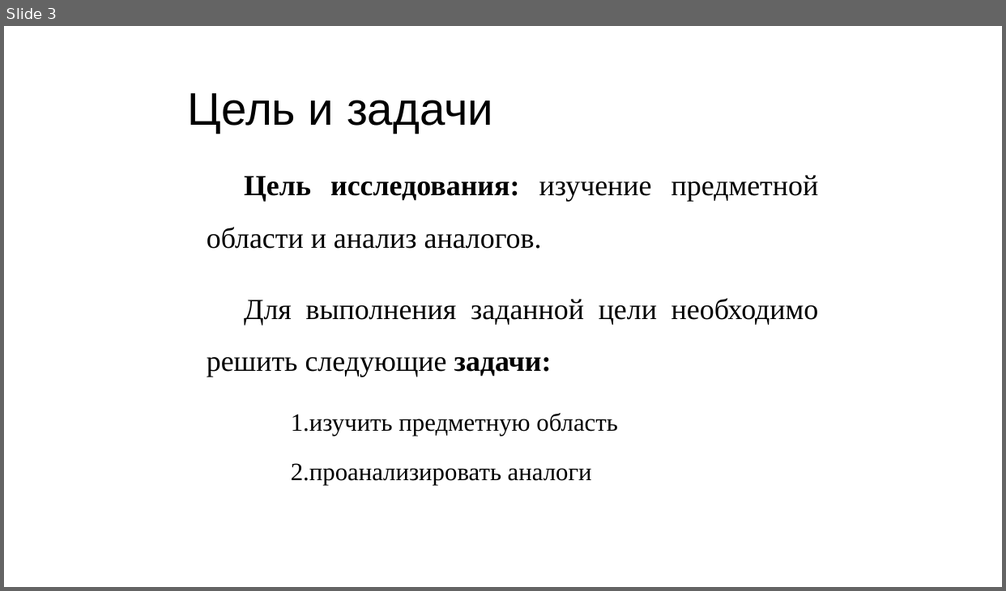
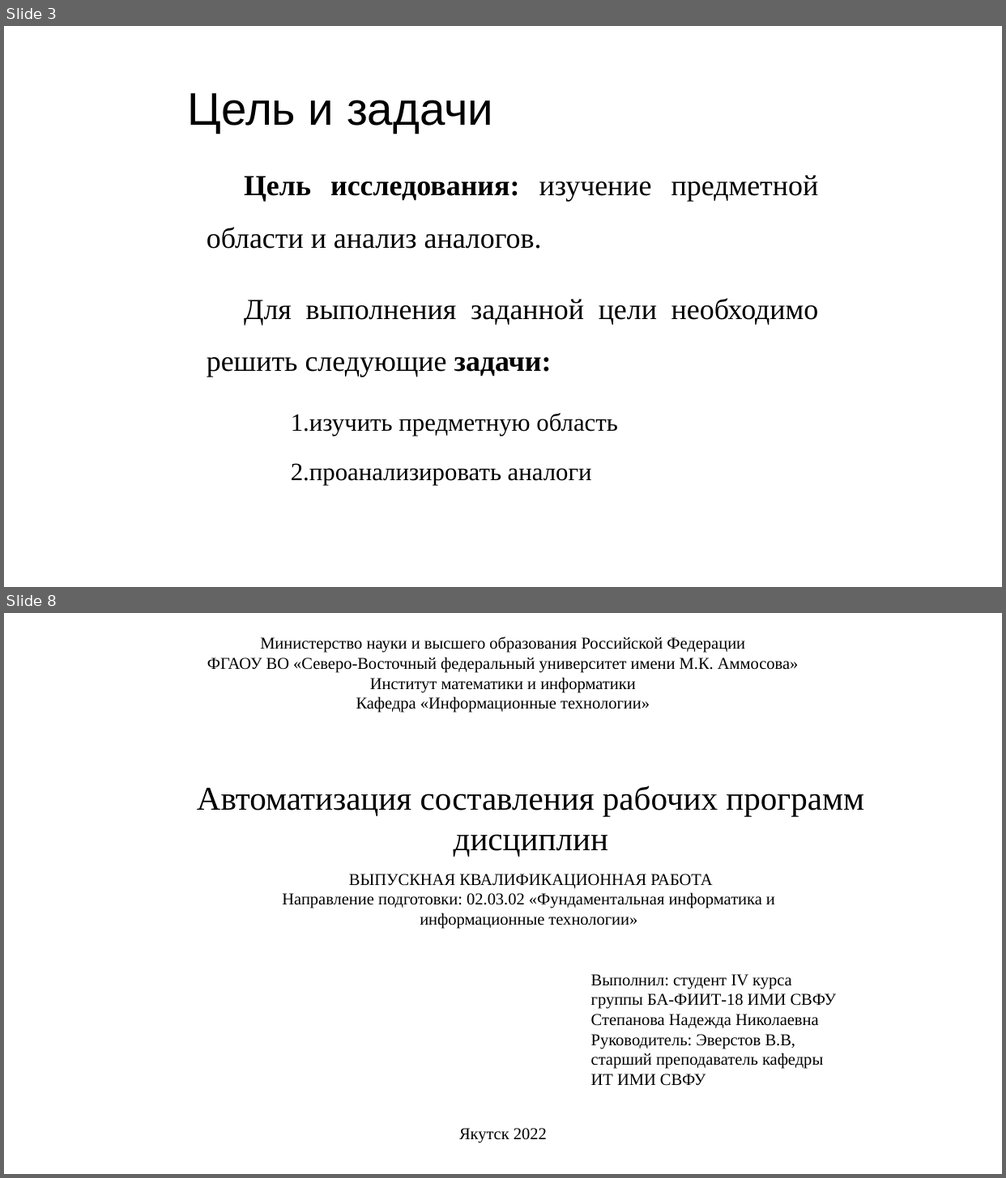
Before and after one commit to voffan/umo, a slide deck: UML/NIR-File/Презентация.pptx. Shown one above the other, each under a label of ours: slide 3 before the commit, slides 3 and 8 after it; the slides between them are not shown. The pictures are 1006x591 and 1006x1178 pixels, drawn with LibreOffice and Linux fonts; fonts in the diff are those of the drawing. Boxes give left, top, right and bottom in pixels: in the first picture for what was removed or moved away, otherwise in the second. Text is boxed around its words. In the diff, an @@ line names an element or a change of style, - is before the commit and + after.

```diff
--- a/UML/NIR-File/Презентация.pptx
+++ b/UML/NIR-File/Презентация.pptx
@@ slide 8 added at (4,613,1002,1174), background #FFFFFF @@
@@ text added at (207,636,798,713), 16 pt, text #000000 @@
+Министерство науки и высшего образования Российской Федерации
+ФГАОУ ВО «Северо-Восточный федеральный университет имени М.К. Аммосова»
+Институт математики и информатики
+Кафедра «Информационные технологии»
@@ text added at (197,786,864,857), 32 pt, text #000000 @@
+Автоматизация составления рабочих программ дисциплин
@@ text added at (282,874,775,929), 16 pt, text #000000 @@
+ВЫПУСКНАЯ КВАЛИФИКАЦИОННАЯ РАБОТА
+Направление подготовки: 02.03.02 «Фундаментальная информатика и
+информационные технологии»
@@ text added at (591,974,836,1086), 16 pt, text #000000 @@
+Выполнил: студент IV курса
+группы БА-ФИИТ-18 ИМИ СВФУ
+Степанова Надежда Николаевна
+Руководитель: Эверстов В.В, старший преподаватель кафедры ИТ ИМИ СВФУ
@@ text added at (459,1128,547,1144), 16 pt, text #000000 @@
+Якутск 2022
```
Also in this commit, not shown: 1 slide changed, 3 other slides added, 15 other files.
